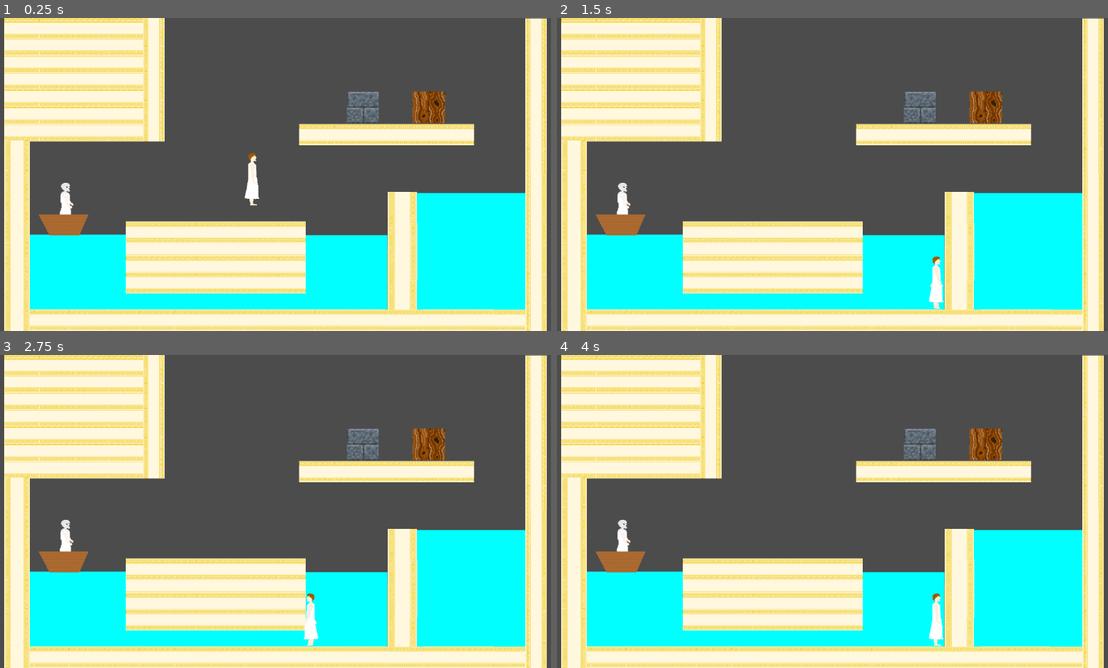
Above: before the commit, frames 1-4 (two rows, left to right).
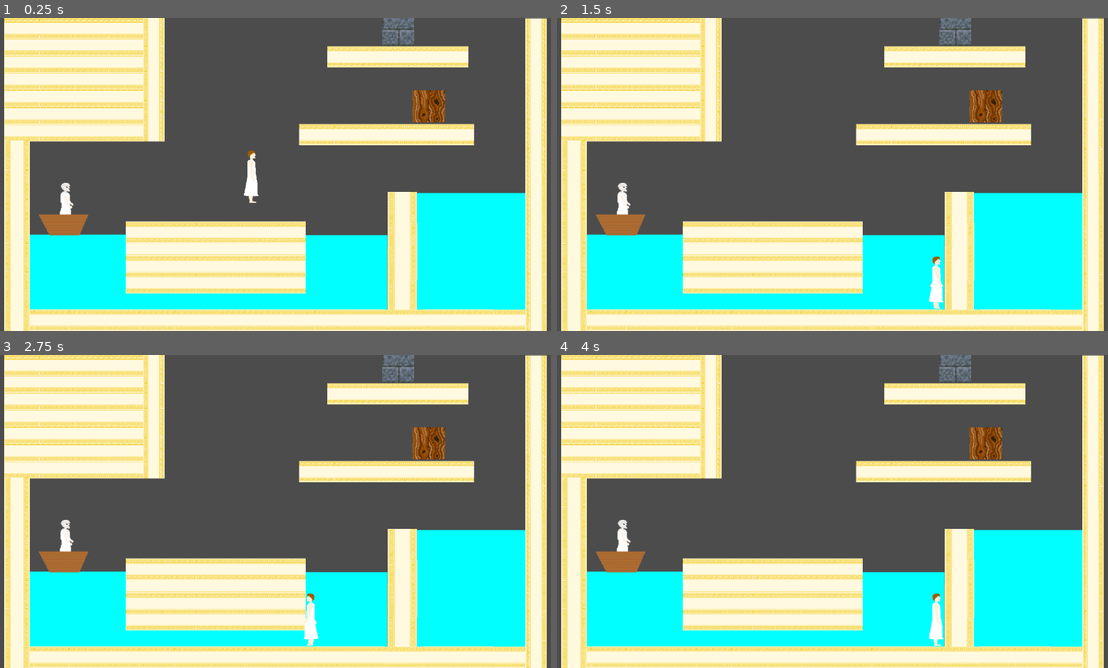
Above: after the commit, the same moments.

Repository: Trias-byte/cool-physics
Game: Godot game, scene res://water2.tscn
Two runs of this game, one before a commit and one after it. Both use one fixed random seed, a clock stepped at 60 frames per second and the inputs below.
Inputs (mouse positions are in pixels of both pictures, inside the frame that each line leads up to):
- Up to frame 1 (0.25 s): no input
- Up to frame 2 (1.5 s): tap Enter at 0.5 s; move the mouse to (953, 158) at 0.52 s; hold Right (ui_right) from 0.53 s (still down); click (953, 158) at 0.67 s; tap Space (ui_select) at 0.77 s; move the mouse to (722, 190) at 1.27 s
- Up to frame 3 (2.75 s): tap Space (ui_select) at 1.52 s; move the mouse to (330, 442) at 2.02 s; release Right (ui_right) at 2.03 s; hold Left (ui_left) from 2.03 s (still down)
- Up to frame 4 (4 s): tap Space (ui_select) at 2.75, 3.02, 3.77 s; move the mouse to (804, 574) at 2.77 s; release Left (ui_left) at 2.78 s; hold Right (ui_right) from 2.78 s (still down); click (804, 574) at 2.92 s; move the mouse to (997, 558) at 3.52 s

The runs differ from the first frame. In frame 1, 2.9% of the frame differs, in the area x 44-85%, y 0-60%; in frame 2, 2.8%; in frame 3, 2.8%; in frame 4, 2.8%.

Commit message:
2 platforms

Diff:
--- a/game/project.godot
+++ b/game/project.godot
@@ -31,4 +31,5 @@
 
 [rendering]
 
+quality/driver/driver_name="GLES2"
 environment/default_environment="res://default_env.tres"
--- a/game/water2.tscn
+++ b/game/water2.tscn
@@ -34,41 +34,44 @@
 [sub_resource type="RectangleShape2D" id=2]
 extents = Vector2( 141.388, 124.913 )
 
-[sub_resource type="PhysicsMaterial" id=16]
+[sub_resource type="PhysicsMaterial" id=3]
 friction = 10000.0
 rough = true
 absorbent = true
 
-[sub_resource type="RectangleShape2D" id=3]
+[sub_resource type="RectangleShape2D" id=4]
 extents = Vector2( 641.27, 240.465 )
 
-[sub_resource type="RectangleShape2D" id=4]
+[sub_resource type="RectangleShape2D" id=5]
 extents = Vector2( 32.7469, 139.077 )
 
-[sub_resource type="RectangleShape2D" id=5]
+[sub_resource type="RectangleShape2D" id=6]
 extents = Vector2( 266.89, 160.49 )
 
-[sub_resource type="RectangleShape2D" id=6]
-extents = Vector2( 201.456, 28.0091 )
-
 [sub_resource type="RectangleShape2D" id=7]
+extents = Vector2( 203.081, 28.0091 )
+
+[sub_resource type="RectangleShape2D" id=8]
 extents = Vector2( 304.009, 697.402 )
 
-[sub_resource type="RectangleShape2D" id=8]
+[sub_resource type="RectangleShape2D" id=9]
 extents = Vector2( 205.485, 82.4369 )
 
-[sub_resource type="PhysicsMaterial" id=12]
+[sub_resource type="RectangleShape2D" id=14]
+extents = Vector2( 163.883, 25.5605 )
+
+[sub_resource type="PhysicsMaterial" id=10]
 friction = 100000.0
 rough = true
 absorbent = true
 
+[sub_resource type="RectangleShape2D" id=11]
+extents = Vector2( 35.9619, 36.3409 )
+
+[sub_resource type="PhysicsMaterial" id=12]
+rough = true
+
 [sub_resource type="RectangleShape2D" id=13]
-extents = Vector2( 35.9619, 36.3409 )
-
-[sub_resource type="PhysicsMaterial" id=14]
-rough = true
-
-[sub_resource type="RectangleShape2D" id=15]
 extents = Vector2( 36.1809, 36.5016 )
 
 [node name="Node" type="Node"]
@@ -88,12 +91,14 @@
 shape = SubResource( 2 )
 
 [node name="Player" parent="." instance=ExtResource( 16 )]
-position = Vector2( 584.081, 270.758 )
+position = Vector2( 582.299, 264.522 )
 collision/safe_margin = 1.0
 
 [node name="StaticBody2D" type="StaticBody2D" parent="."]
 position = Vector2( 22.7679, 687.731 )
-physics_material_override = SubResource( 16 )
+collision_layer = 2148532223
+collision_mask = 2148532223
+physics_material_override = SubResource( 3 )
 
 [node name="Sprite" type="Sprite" parent="StaticBody2D"]
 position = Vector2( 42.2347, 7.27879 )
@@ -644,6 +649,46 @@
 scale = Vector2( 1.69453, 0.981838 )
 texture = ExtResource( 17 )
 
+[node name="Sprite141" type="Sprite" parent="StaticBody2D"]
+position = Vector2( 775.628, -598.382 )
+scale = Vector2( 1.69453, 0.981838 )
+texture = ExtResource( 17 )
+
+[node name="Sprite142" type="Sprite" parent="StaticBody2D"]
+position = Vector2( 856.628, -598.382 )
+scale = Vector2( 1.69453, 0.981838 )
+texture = ExtResource( 17 )
+
+[node name="Sprite143" type="Sprite" parent="StaticBody2D"]
+position = Vector2( 937.226, -598.382 )
+scale = Vector2( 1.69453, 0.981838 )
+texture = ExtResource( 17 )
+
+[node name="Sprite144" type="Sprite" parent="StaticBody2D"]
+position = Vector2( 1018.11, -598.382 )
+scale = Vector2( 1.69453, 0.981838 )
+texture = ExtResource( 17 )
+
+[node name="Sprite149" type="Sprite" parent="StaticBody2D"]
+position = Vector2( 774.439, -598.382 )
+scale = Vector2( 1.69453, 0.981838 )
+texture = ExtResource( 17 )
+
+[node name="Sprite150" type="Sprite" parent="StaticBody2D"]
+position = Vector2( 855.439, -598.382 )
+scale = Vector2( 1.69453, 0.981838 )
+texture = ExtResource( 17 )
+
+[node name="Sprite151" type="Sprite" parent="StaticBody2D"]
+position = Vector2( 936.037, -598.382 )
+scale = Vector2( 1.69453, 0.981838 )
+texture = ExtResource( 17 )
+
+[node name="Sprite152" type="Sprite" parent="StaticBody2D"]
+position = Vector2( 1018.11, -598.382 )
+scale = Vector2( 1.69453, 0.981838 )
+texture = ExtResource( 17 )
+
 [node name="Sprite106" type="Sprite" parent="StaticBody2D"]
 position = Vector2( 893.432, -758.721 )
 scale = Vector2( 1.69453, 0.981838 )
@@ -794,17 +839,17 @@
 texture = ExtResource( 17 )
 
 [node name="CollisionShape2D9" type="CollisionShape2D" parent="StaticBody2D"]
-position = Vector2( 869.813, -417.442 )
-shape = SubResource( 6 )
+position = Vector2( 870.757, -418.28 )
+shape = SubResource( 7 )
 
 [node name="CollisionShape2D7" type="CollisionShape2D" parent="StaticBody2D"]
 visible = false
 position = Vector2( -253.576, -298.764 )
-shape = SubResource( 7 )
+shape = SubResource( 8 )
 
 [node name="CollisionShape2D8" type="CollisionShape2D" parent="StaticBody2D"]
 position = Vector2( 1493.52, -329.259 )
-shape = SubResource( 7 )
+shape = SubResource( 8 )
 
 [node name="Sprite29" type="Sprite" parent="StaticBody2D"]
 position = Vector2( 311.235, -156.721 )
@@ -908,11 +953,16 @@
 
 [node name="CollisionShape2D11" type="CollisionShape2D" parent="StaticBody2D"]
 position = Vector2( 477.709, -137.657 )
-shape = SubResource( 8 )
+shape = SubResource( 9 )
+
+[node name="CollisionShape2D3" type="CollisionShape2D" parent="StaticBody2D"]
+position = Vector2( 896.244, -597.793 )
+shape = SubResource( 14 )
 
 [node name="ParallaxBackground" type="ParallaxBackground" parent="."]
 
 [node name="ParallaxLayer" type="ParallaxLayer" parent="ParallaxBackground"]
+visible = false
 motion_mirroring = Vector2( 2048, 0 )
 
 [node name="1" type="Sprite" parent="ParallaxBackground/ParallaxLayer"]
@@ -926,11 +976,6 @@
 position = Vector2( 630.71, 485.006 )
 scale = Vector2( 1.57387, 1.18406 )
 texture = ExtResource( 20 )
-
-[node name="swim_zone" type="Area2D" parent="."]
-position = Vector2( 8, 0 )
-
-[node name="RigidBody2D" type="RigidBody2D" parent="."]
 
 [node name="arh" parent="." instance=ExtResource( 11 )]
 position = Vector2( -11.545, 2.57037 )
@@ -941,16 +986,16 @@
 position = Vector2( -27, 2 )
 mode = 2
 mass = 65535.0
-physics_material_override = SubResource( 12 )
-gravity_scale = 8.28
+physics_material_override = SubResource( 10 )
+gravity_scale = 0.0
 script = ExtResource( 10 )
 
 [node name="CollisionShape2D" type="CollisionShape2D" parent="box_stone"]
-position = Vector2( 865.88, 202.75 )
-shape = SubResource( 13 )
-
-[node name="Sprite" type="Sprite" parent="box_stone/CollisionShape2D"]
-position = Vector2( -0.420532, 0.549049 )
+position = Vector2( 948.349, 25.1446 )
+shape = SubResource( 11 )
+
+[node name="Sprite" type="Sprite" parent="box_stone"]
+position = Vector2( 946.938, 25.7436 )
 scale = Vector2( 1.47166, 1.45752 )
 texture = ExtResource( 18 )
 
@@ -958,17 +1003,17 @@
 "wood",
 ]]
 mode = 2
-physics_material_override = SubResource( 14 )
+mass = 10.0
+physics_material_override = SubResource( 12 )
+gravity_scale = 0.0
 
 [node name="CollisionShape2D" type="CollisionShape2D" parent="box_wood"]
 position = Vector2( 989.041, 203.136 )
-shape = SubResource( 15 )
+shape = SubResource( 13 )
 one_way_collision_margin = 0.0
 
-[node name="Sprite" type="Sprite" parent="box_wood/CollisionShape2D"]
-position = Vector2( 1.3071, -0.466035 )
+[node name="Sprite" type="Sprite" parent="box_wood"]
+position = Vector2( 990.348, 202.67 )
 scale = Vector2( 1.50333, 1.47504 )
 texture = ExtResource( 14 )
 [connection signal="body_entered" from="Area2D" to="Area2D/AnimatedSprite" method="_on_Area2D_body_entered"]
-[connection signal="body_entered" from="swim_zone" to="Player" method="_on_swim_zone_body_entered"]
-[connection signal="body_exited" from="swim_zone" to="Player" method="_on_swim_zone_body_exited"]
Not shown: 4 places in game/water2.tscn that only renumber resources
